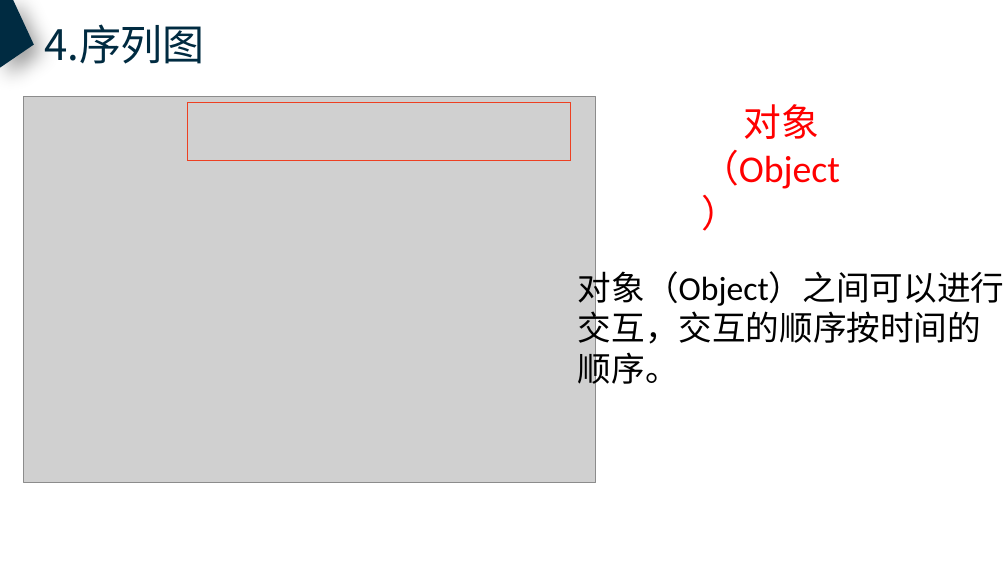
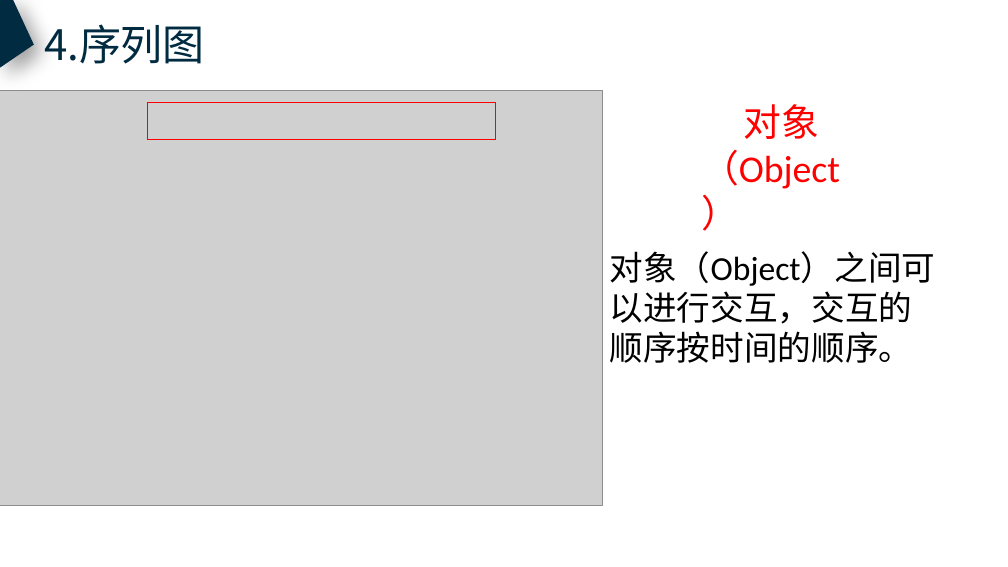
Before and after one commit to PRD2018-G10/TeachingAssistWebsiteProject, a slide deck: slide 17 of 非受控文档/2翻转PPT/PRD2018-G10-UML基础Ⅳ.pptx. Drawn at 1008x567 pixels with LibreOffice and Linux fonts; fonts in the diff are those of the drawing; grey boxes stand for pictures. Boxes give left, top, right and bottom in pixels: in the first picture for what was removed or moved away, otherwise in the second. Text is boxed around its words. In the diff, an @@ line names an element or a change of style, - is before the commit and + after.

```diff
--- a/非受控文档/2翻转PPT/PRD2018-G10-UML基础Ⅳ.pptx
+++ b/非受控文档/2翻转PPT/PRD2018-G10-UML基础Ⅳ.pptx
@@ picture resized from (x1=23, y1=97, x2=596, y2=483) to (x1=0, y1=91, x2=602, y2=506) @@
@@ rectangle resized from (x1=188, y1=102, x2=571, y2=160) to (x1=147, y1=102, x2=496, y2=139) @@
@@ rectangle at (x1=147, y1=102, x2=496, y2=139): outline #ED4022 1 pt to #FF0000 1 pt @@
@@ text at (x1=610, y1=251, x2=936, y2=363): text changed @@
-对象（Object）之间可以进行
-交互，交互的顺序按时间的
-顺序。
+对象（Object）之间可以进行交互，交互的顺序按时间的顺序。
```
Also in this commit, not shown: 5 other slides changed.
